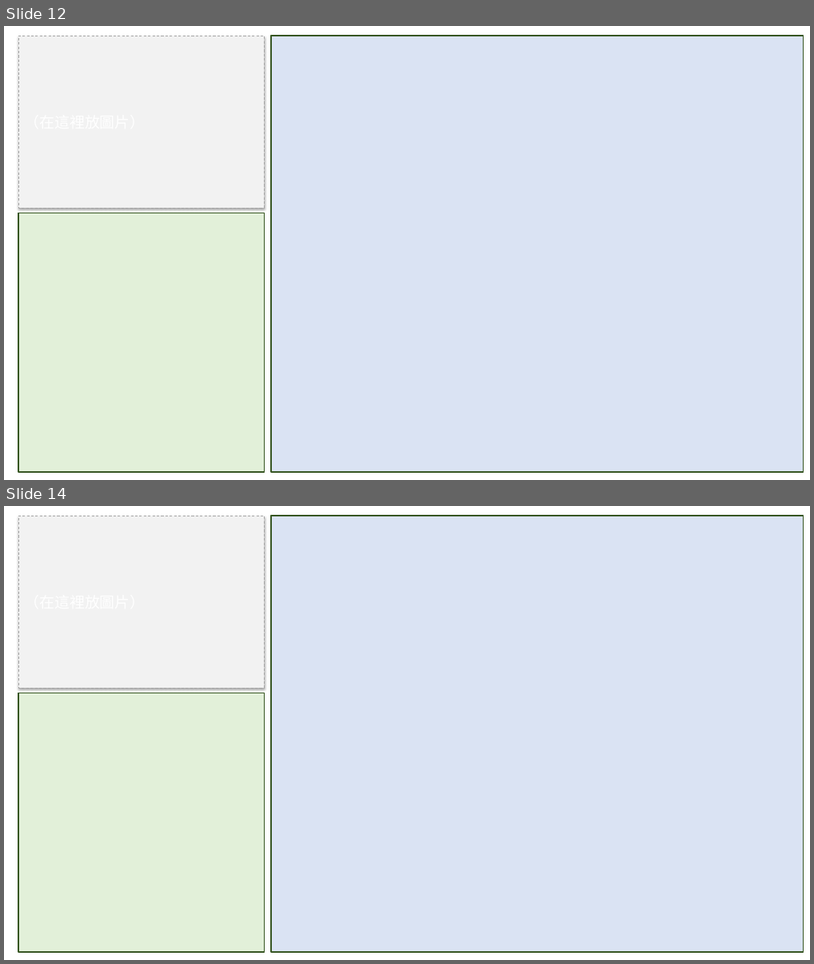
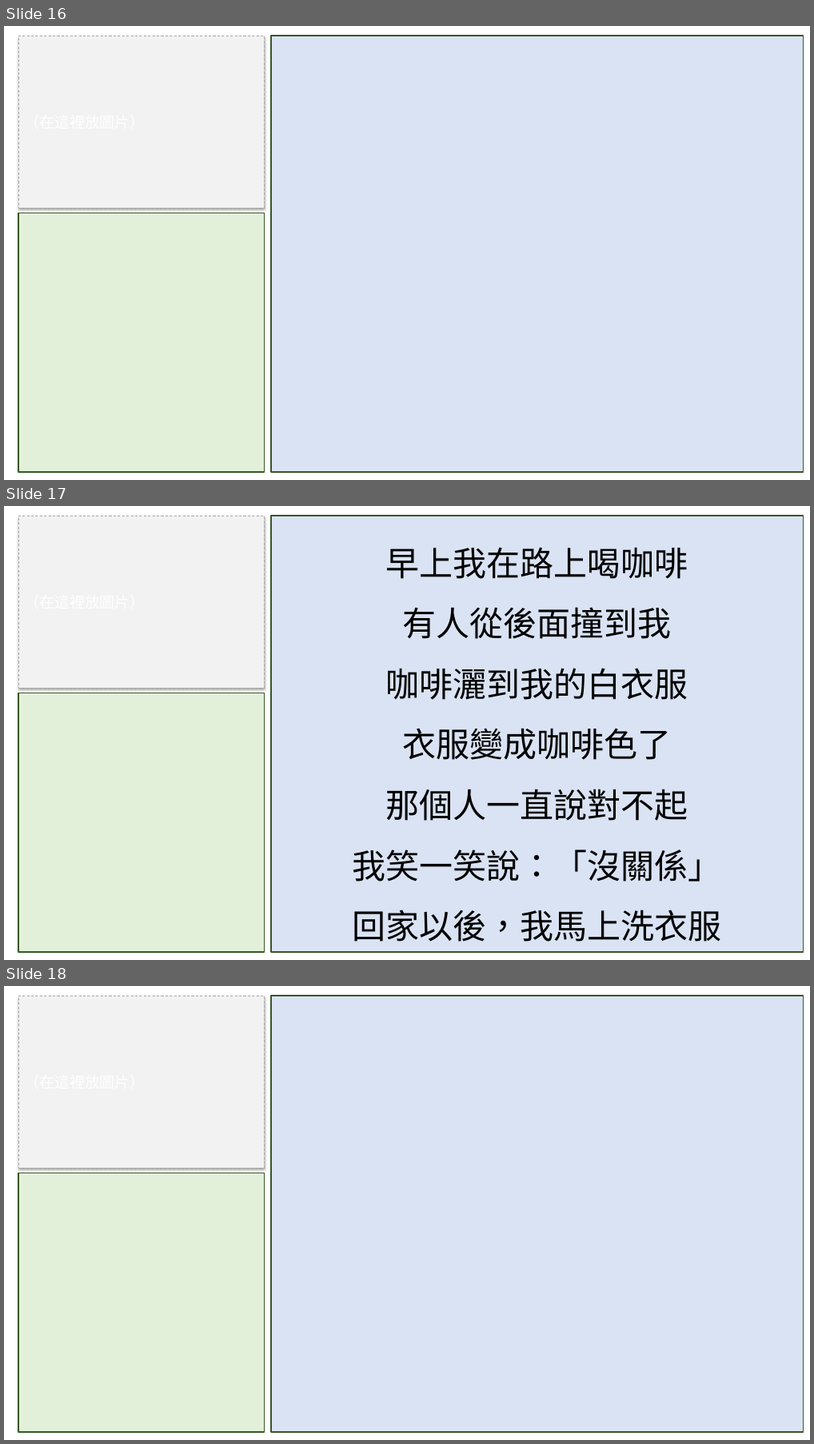
Before and after one commit to wangchiapin/lesson-decks, a slide deck: merged/A2_all.pptx. Shown one above the other, each under a label of ours: slides 12 and 14 before the commit, slides 16, 17 and 18 after it; the slides between them are not shown. The pictures are 814x964 and 814x1444 pixels, drawn with LibreOffice and Linux fonts; fonts in the diff are those of the drawing. Boxes give left, top, right and bottom in pixels: in the first picture for what was removed or moved away, otherwise in the second. Text is boxed around its words. In the diff, an @@ line names an element or a change of style, - is before the commit and + after.

```diff
--- a/merged/A2_all.pptx
+++ b/merged/A2_all.pptx
@@ slide 17 added at bbox=[4, 506, 810, 960], background #FFFFFF @@
@@ rectangle added at bbox=[18, 516, 265, 688], fill #F2F2F2, outline #A6A6A6 0.75 pt dashed @@
@@ rectangle added at bbox=[270, 516, 804, 952], fill #DAE3F3, outline #375623 1.5 pt, 40 pt, text #000000 @@
+早上我在路上喝咖啡
+有人從後面撞到我
+咖啡灑到我的白衣服
+衣服變成咖啡色了
+那個人一直說對不起
+我笑一笑說：「沒關係」
+回家以後，我馬上洗衣服
@@ rectangle added at bbox=[18, 693, 265, 952], fill #E2F0D9, outline #375623 1.5 pt @@
@@ what was slide 12 is now slide 16 @@
@@ what was slide 14 is now slide 18 @@
```
Also in this commit, not shown: 43 other slides added, 23 other files.
